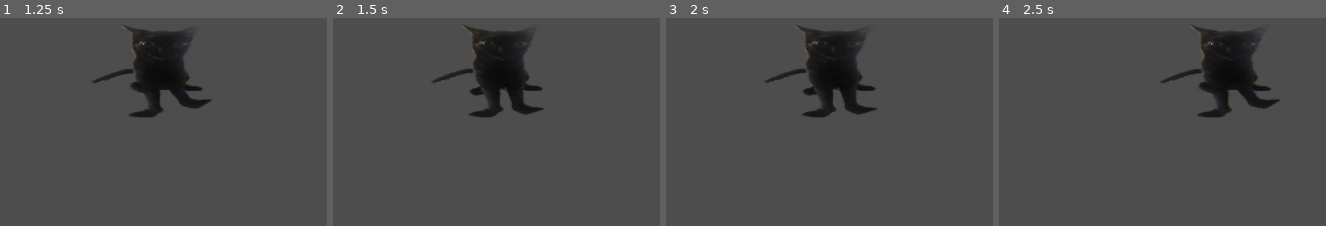
Above: before the commit, frames 1-4 (left to right).
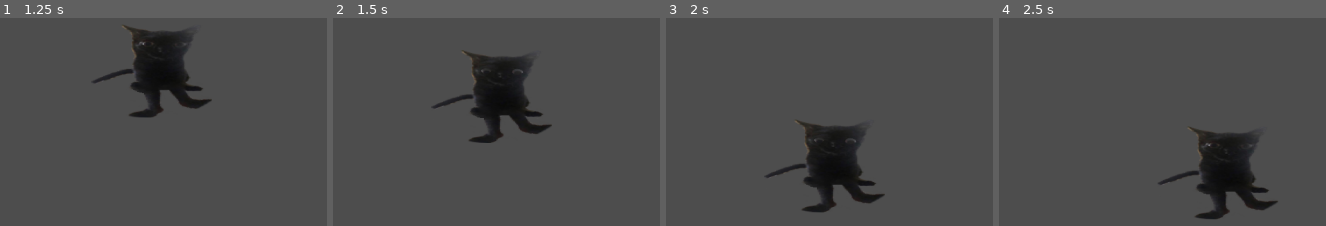
Above: after the commit, the same moments.

Repository: irscy/ButtholeOfficial
Game: Godot game, scene res://src/scene/Main.tscn
Two runs of this game, one before a commit and one after it. Both use one fixed random seed, a clock stepped at 60 frames per second and the inputs below.
Inputs:
- Up to frame 1 (1.25 s): tap Enter at 0.5 s; hold D (Move Right) from 0.53 s (still down)
- Up to frame 2 (1.5 s): release D (Move Right) at 1.28 s; hold S (Move Down) from 1.28 s (still down)
- Up to frame 3 (2 s): keep holding S (Move Down)
- Up to frame 4 (2.5 s): release S (Move Down) at 2.03 s; hold D (Move Right) from 2.03 s (still down)

Frame 1 is identical in both runs. In frame 2, 5.5% of the frame differs, in the area x 30-67%, y 3-61%; in frame 3, 13%, in the area x 30-67%, y 3-94%; in frame 4, 12%.
Error before the commit: Invalid assignment of property or key 'playing' with value of type 'bool' on a base object of type 'AnimatedSprite2D'. (res://src/script/move_controller.gd:59)
Error after the commit: Invalid assignment of property or key 'playing' with value of type 'bool' on a base object of type 'AnimatedSprite2D'. (res://src/script/move_controller.gd:68)

Commit message:
Created sprite move animations
Plays when player changes directions or starts moving

Diff:
--- a/src/scene/jinx.tscn
+++ b/src/scene/jinx.tscn
@@ -1,10 +1,11 @@
-[gd_scene load_steps=14 format=3 uid="uid://d3mn3tcpb3csj"]
+[gd_scene load_steps=15 format=3 uid="uid://d3mn3tcpb3csj"]
 
 [ext_resource type="Script" path="res://src/script/move_controller.gd" id="1_aiihl"]
 [ext_resource type="Texture2D" uid="uid://1omkw7fp7s4n" path="res://src/sprite/spriteSHEETS/jinxWALK_horiz.png" id="2_qy5e4"]
 [ext_resource type="Texture2D" uid="uid://d8i23uu2yynq" path="res://src/sprite/static/jinx/jinxSPRITE.png" id="3_hl7o6"]
 [ext_resource type="Texture2D" uid="uid://c4wi8pv76d7fw" path="res://src/sprite/spriteSHEETS/jinxWALK_down.png" id="4_5plp0"]
 [ext_resource type="Texture2D" uid="uid://gk2v13gs0q4u" path="res://src/sprite/spriteSHEETS/jinxWALK_up.png" id="4_jvj3d"]
+[ext_resource type="PackedScene" uid="uid://bei0sdylmljly" path="res://src/scene/player/FlipAnim.tscn" id="6_lrkq1"]
 
 [sub_resource type="AtlasTexture" id="AtlasTexture_k5ejk"]
 atlas = ExtResource( "2_qy5e4" )
@@ -70,11 +71,11 @@
 idle_spr = "idleSpr"
 
 [node name="Sprite" type="AnimatedSprite2D" parent="."]
-scale = Vector2(0.6, 0.35)
+scale = Vector2(0.6, 0.255467)
 frames = SubResource( "SpriteFrames_p4ku7" )
 animation = &"idleSpr"
 speed_scale = 0.5
 centered = false
 offset = Vector2(-130, -383)
 
-[node name="FlipAnim" type="AnimationPlayer" parent="Sprite"]
+[node name="FlipAnim" parent="Sprite" instance=ExtResource( "6_lrkq1" )]
--- /dev/null
+++ b/src/scene/player/FlipAnim.tscn
@@ -0,0 +1,58 @@
+[gd_scene load_steps=5 format=3 uid="uid://bei0sdylmljly"]
+
+[sub_resource type="Animation" id="Animation_xc5k0"]
+resource_name = "Horiz"
+tracks/0/type = "value"
+tracks/0/imported = false
+tracks/0/enabled = true
+tracks/0/path = NodePath(".:scale")
+tracks/0/interp = 1
+tracks/0/loop_wrap = true
+tracks/0/keys = {
+"times": PackedFloat32Array(0, 0.3),
+"transitions": PackedFloat32Array(0.37893, 1),
+"update": 0,
+"values": [Vector2(0.6, 0.25), Vector2(0.6, 0.35)]
+}
+
+[sub_resource type="Animation" id="Animation_1r6x2"]
+resource_name = "Up"
+tracks/0/type = "value"
+tracks/0/imported = false
+tracks/0/enabled = true
+tracks/0/path = NodePath(".:scale")
+tracks/0/interp = 1
+tracks/0/loop_wrap = true
+tracks/0/keys = {
+"times": PackedFloat32Array(0, 0.3),
+"transitions": PackedFloat32Array(0.378, 1),
+"update": 0,
+"values": [Vector2(0.6, 0.35), Vector2(0.6, 0.45)]
+}
+
+[sub_resource type="Animation" id="Animation_enfhk"]
+resource_name = "Down"
+tracks/0/type = "value"
+tracks/0/imported = false
+tracks/0/enabled = true
+tracks/0/path = NodePath(".:scale")
+tracks/0/interp = 1
+tracks/0/loop_wrap = true
+tracks/0/keys = {
+"times": PackedFloat32Array(0, 0.3),
+"transitions": PackedFloat32Array(0.378, 1),
+"update": 0,
+"values": [Vector2(0.6, 0.35), Vector2(0.6, 0.25)]
+}
+
+[sub_resource type="AnimationLibrary" id="AnimationLibrary_eewoo"]
+_data = {
+"Down": SubResource( "Animation_enfhk" ),
+"Horiz": SubResource( "Animation_xc5k0" ),
+"Up": SubResource( "Animation_1r6x2" )
+}
+
+[node name="FlipAnim" type="AnimationPlayer"]
+libraries = {
+"": SubResource( "AnimationLibrary_eewoo" )
+}
--- a/src/script/move_controller.gd
+++ b/src/script/move_controller.gd
@@ -24,15 +24,24 @@
 @export var idle_spr : String
 
 func _ready() -> void:
-	set_object_values()
+	set_variable_values()
+	fix_transform()
 	set_indexed("position:y", get_viewport_rect().size.y * 0.5 + 75)
 
 func _physics_process(delta) -> void:
 	enable_move_controls(delta)
 
-# MOVEMENT
+func set_variable_values() -> void:
+	defined_sprite = get_node("Sprite")
+	flip_anim = get_node("Sprite/FlipAnim")
+
+func fix_transform() -> void:
+	defined_sprite.scale = Vector2(0.6, 0.35)
+
+# move controls (obviously)
 func enable_move_controls(delta : float) -> void:
-	# if left key is held down
+	# moving #
+	# if left key is held down (make sure moving vertically and right is false)
 	if Input.is_action_pressed("Move Left") && !right && !vertic:
 		global_position -= x_speed * delta
 		scale = Vector2(1, 1)
@@ -49,7 +58,7 @@
 		defined_sprite.playing = false
 
 
-	# if right key is held down
+	# if right key is held down (make sure moving vertically and left is false)
 	if Input.is_action_pressed("Move Right") && !left && !vertic:
 		global_position += x_speed * delta
 		scale = Vector2(-1, 1)
@@ -66,6 +75,32 @@
 		defined_sprite.playing = false
 
 
-func set_object_values() -> void:
-	defined_sprite = get_node("Sprite")
-	flip_anim = get_node("Sprite/FlipAnim")
+	# if up key is held down (make sure moving down is false)
+	if Input.is_action_pressed("Move Up") && !down && !horiz:
+		global_position -= y_speed * delta
+		up = true
+		vertic = true
+		defined_sprite.animation = up_spr
+		defined_sprite.playing = true
+
+	# if up key is released
+	if Input.is_action_just_released("Move Up"):
+		up = false
+		vertic = false
+		defined_sprite.animation = idle_spr
+		defined_sprite.playing = false
+
+
+	# if down key is held down (make sure moving up is false)
+	if Input.is_action_pressed("Move Down") && !up && !horiz:
+		global_position += y_speed * delta
+		down = true
+		vertic = true
+		defined_sprite.animation = down_spr
+		defined_sprite.playing =  true
+
+	if Input.is_action_just_released("Move Down"):
+		down = false
+		vertic = false
+		defined_sprite.animation = idle_spr
+		defined_sprite.playing = false
